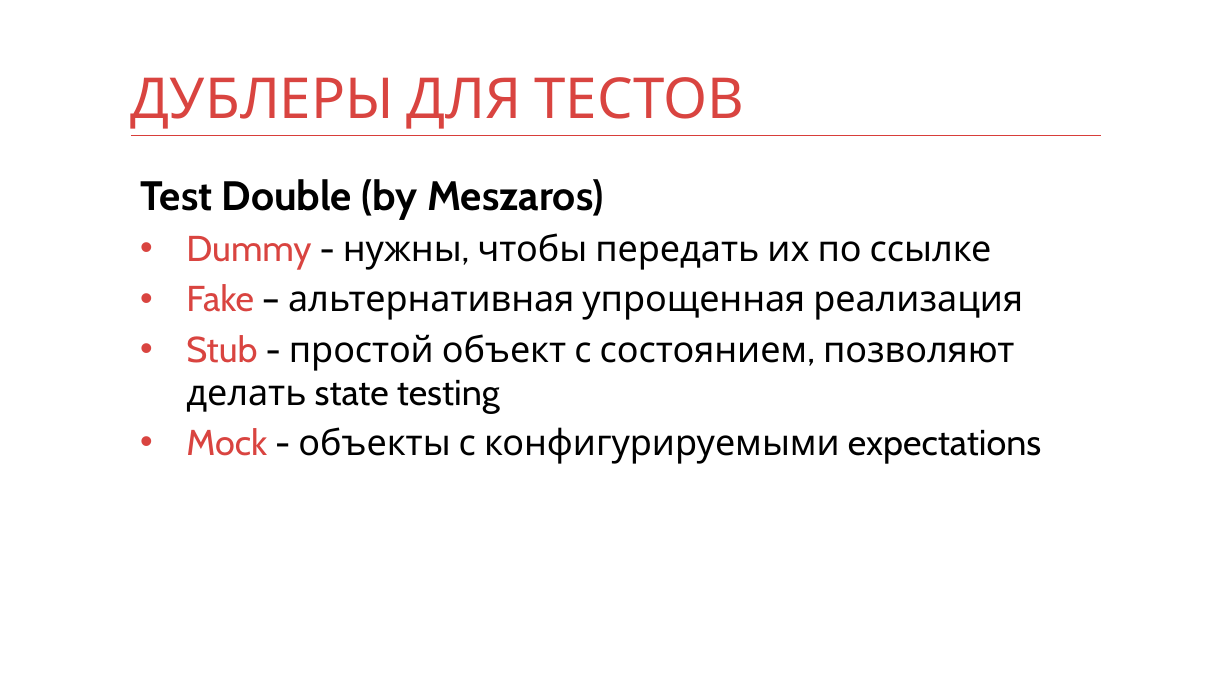
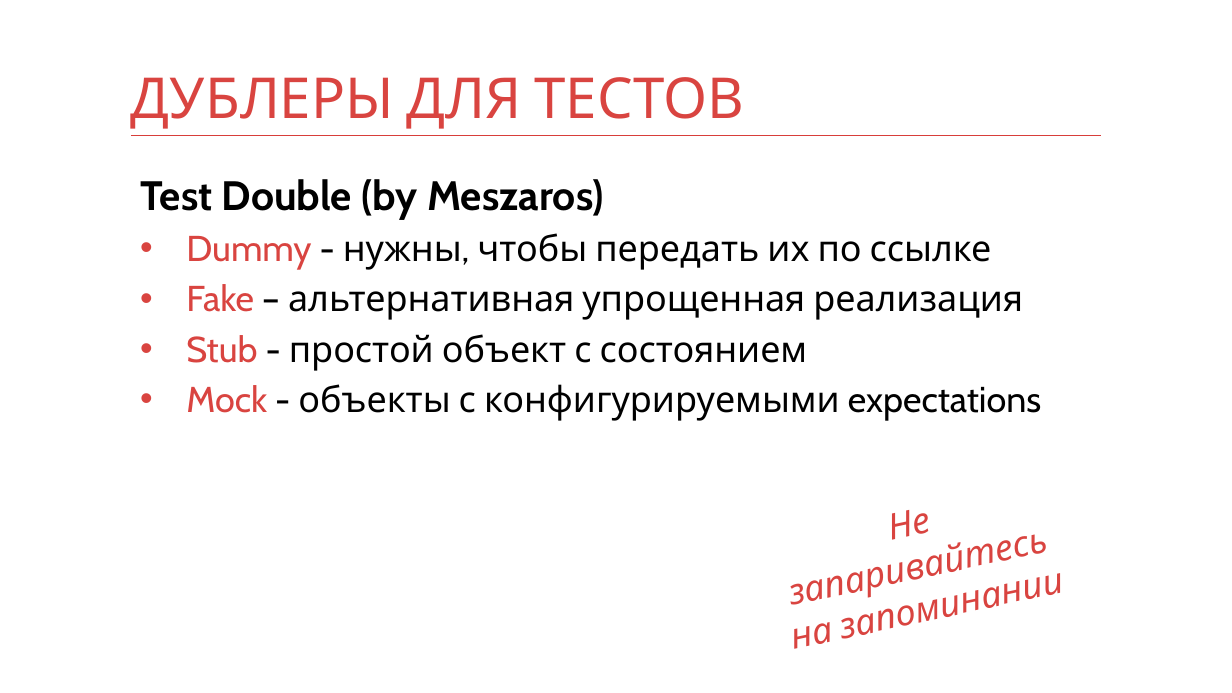
Before and after one commit to kontur-courses/mocks, a slide deck: slide 13 of Mocks.pptx (slide 12 before the commit). Drawn at 1232x693 pixels with LibreOffice and Linux fonts; fonts in the diff are those of the drawing. Boxes give left, top, right and bottom in pixels: in the first picture for what was removed or moved away, otherwise in the second. Text is boxed around its words. In the diff, an @@ line names an element or a change of style, - is before the commit and + after.

Commit message:
fix

```diff
--- a/Mocks.pptx
+++ b/Mocks.pptx
@@ text at <box>186,334,808,371</box>: text changed @@
-• Stub - простой объект с состоянием, позволяют делать state testing
+• Stub - простой объект с состоянием
@@ text added at <box>793,510,932,649</box>, 28 pt, text #D94440, italic @@
+Не запаривайтесь
+на запоминании
```
Also in this commit, not shown: 1 other slide changed, 1 slide added.
